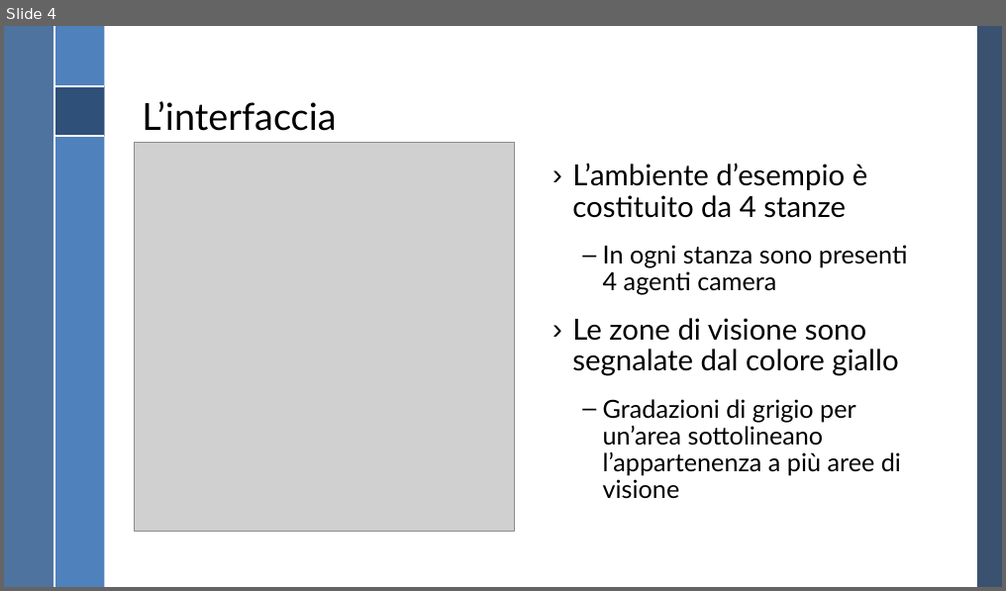
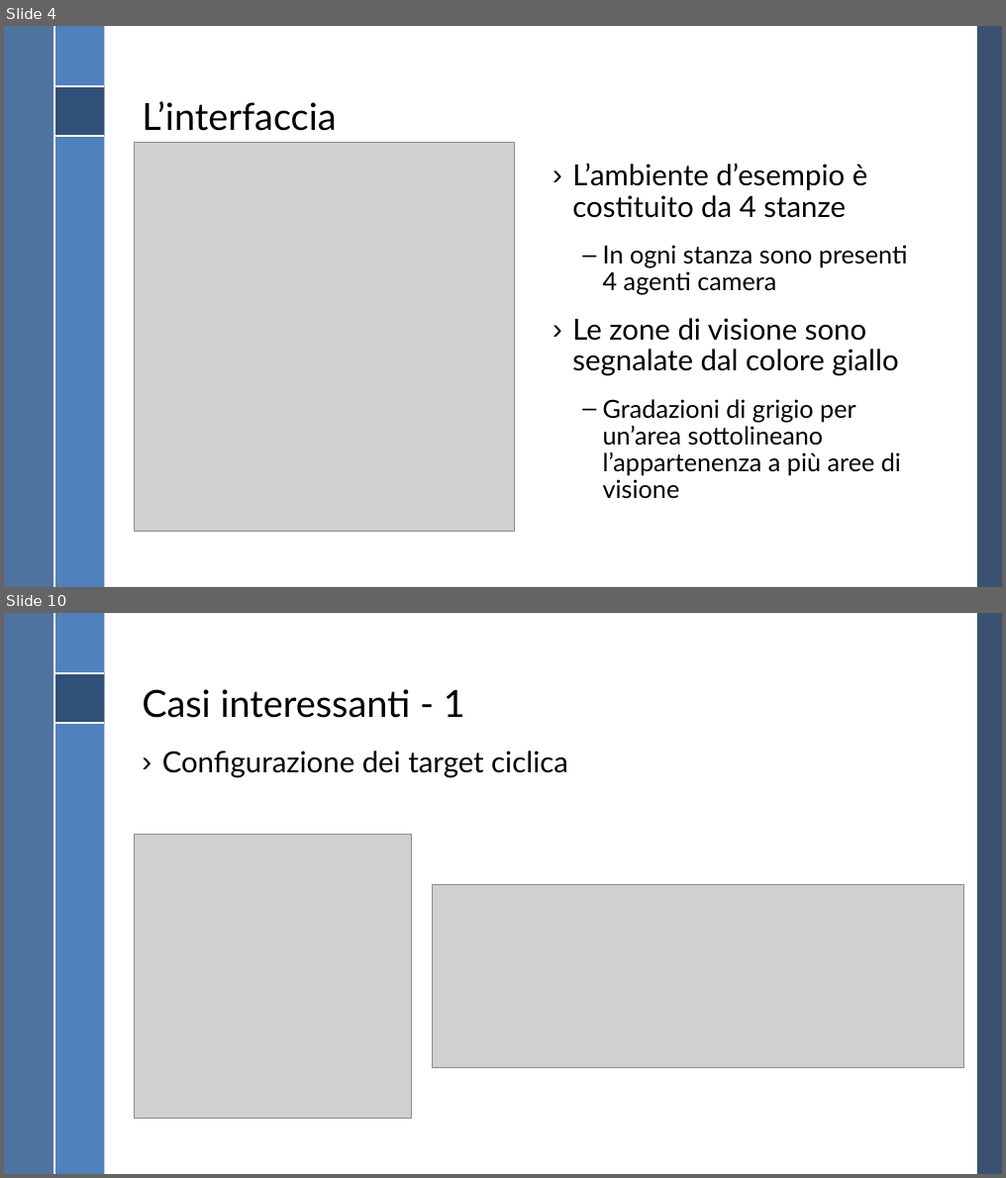
Before and after one commit to RiccardoGrieco/masTracking, a slide deck: Presentazione MAS/Presentazione MAS.pptx. Shown one above the other, each under a label of ours: slide 4 before the commit, slides 4 and 10 after it; the slides between them are not shown. The pictures are 1006x591 and 1006x1178 pixels, drawn with LibreOffice and Linux fonts; fonts in the diff are those of the drawing; grey boxes stand for pictures; background and template pictures are left out. Boxes give left, top, right and bottom in pixels: in the first picture for what was removed or moved away, otherwise in the second. Text is boxed around its words. In the diff, an @@ line names an element or a change of style, - is before the commit and + after.

```diff
--- a/Presentazione MAS/Presentazione MAS.pptx
+++ b/Presentazione MAS/Presentazione MAS.pptx
@@ slide 10 added at (x1=4, y1=613, x2=1002, y2=1174), background #FFFFFF; not listed: 7 template elements that a slide beside it also shows @@
@@ title added at (x1=142, y1=689, x2=465, y2=718), 36 pt, text #000000 @@
+Casi interessanti - 1
@@ text added at (x1=162, y1=751, x2=568, y2=777), 28 pt, text #000000 @@
+› Configurazione dei target ciclica
@@ picture added at (x1=135, y1=835, x2=411, y2=1118) @@
@@ picture added at (x1=433, y1=884, x2=963, y2=1068) @@
```
Also in this commit, not shown: 7 slides changed, 2 other slides added.
